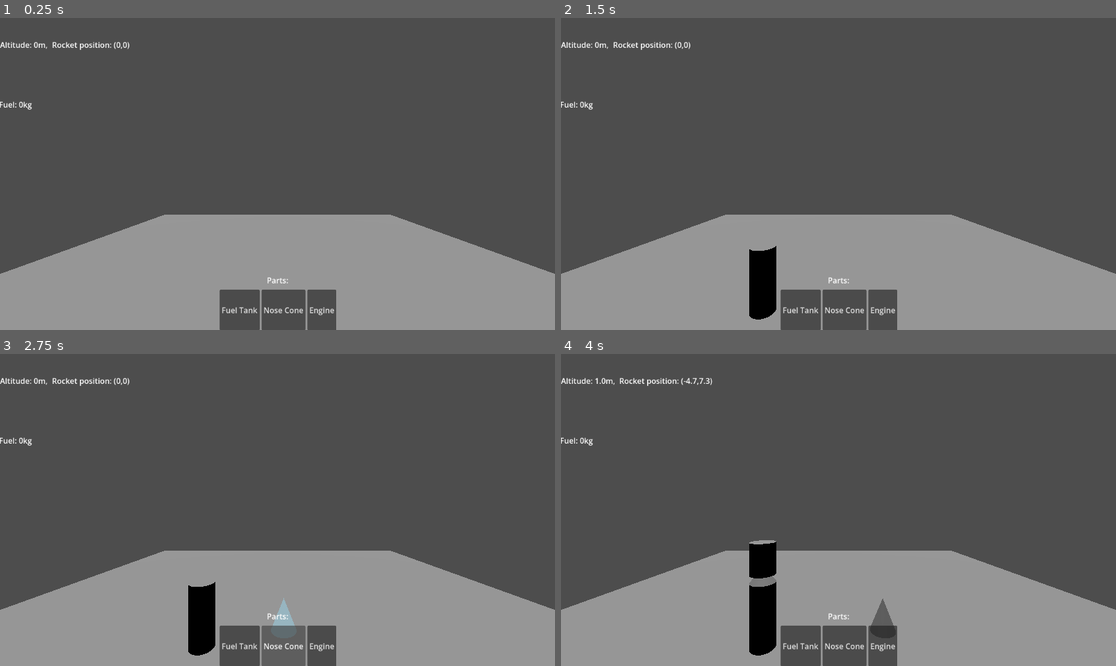
Above: before the commit, frames 1-4 (two rows, left to right).
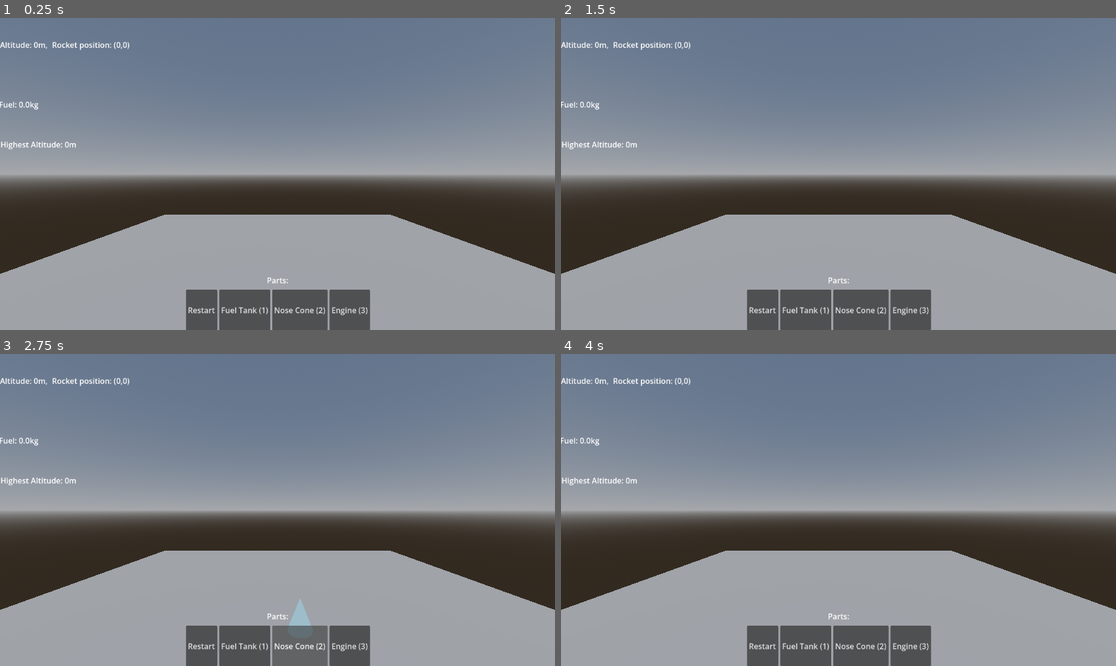
Above: after the commit, the same moments.

Repository: lukeychen6-ship-it/modular-parts-test
Game: Godot game, scene res://RocketBuilder.tscn
The game is run twice, just before and just after one commit, with the same random seed, the same clock (stepped at 60 frames per second) and the same inputs.
Inputs (mouse positions are in pixels of both pictures, inside the frame that each line leads up to):
- Up to frame 1 (0.25 s): no input
- Up to frame 2 (1.5 s): click "Fuel Tank" (after the commit: "Fuel Tank (1)") at 0.5 s; click (760, 311) at 1.25 s, where only the run after the commit has a clickable "Restart"
- Up to frame 3 (2.75 s): click "Nose Cone" (after the commit: "Nose Cone (2)") at 2 s
- Up to frame 4 (4 s): click "Engine" (after the commit: "Engine (3)") at 2.75 s; click (760, 647) at 3.5 s, where only the run after the commit has a clickable "Restart"

The runs differ from the first frame. In frame 1, 67% of the frame differs, in the area x 0-100%, y 0-100%; in frame 2, 68%; in frame 3, 69%; in frame 4, 69%.

Commit message:
Release 8/6

Diff:
--- a/RocketBuilder.tscn
+++ b/RocketBuilder.tscn
@@ -8,6 +8,7 @@
 [ext_resource type="PackedScene" uid="uid://cxgaovv3f62o5" path="res://BuildManager.tscn" id="6_7s7gv"]
 [ext_resource type="Script" uid="uid://c7avyorp2xfkn" path="res://parts_menu.gd" id="7_l6gie"]
 [ext_resource type="Script" uid="uid://bnbxbjwabfr3b" path="res://altitude_info.gd" id="8_28f8q"]
+[ext_resource type="Script" uid="uid://cvm54wcvqby0h" path="res://max_altitude.gd" id="8_bkwor"]
 [ext_resource type="Script" uid="uid://bmnakol3pyg17" path="res://fuel_info.gd" id="8_s3624"]
 
 [sub_resource type="BoxShape3D" id="BoxShape3D_7s7gv"]
@@ -15,6 +16,15 @@
 
 [sub_resource type="PlaneMesh" id="PlaneMesh_l6gie"]
 size = Vector2(50, 50)
+
+[sub_resource type="ProceduralSkyMaterial" id="ProceduralSkyMaterial_s3624"]
+
+[sub_resource type="Sky" id="Sky_bkwor"]
+sky_material = SubResource("ProceduralSkyMaterial_s3624")
+
+[sub_resource type="Environment" id="Environment_god1e"]
+background_mode = 2
+sky = SubResource("Sky_bkwor")
 
 [node name="World" type="Node3D" unique_id=1850233647]
 
@@ -76,6 +86,13 @@
 alignment = 1
 script = ExtResource("7_l6gie")
 
+[node name="MaxAltitude" type="BoxContainer" parent="." unique_id=9958647]
+offset_left = 1.0
+offset_top = 220.0
+offset_right = 226.0
+offset_bottom = 306.0
+script = ExtResource("8_bkwor")
+
 [node name="FuelInfo" type="BoxContainer" parent="." unique_id=102227866]
 offset_left = -2.0
 offset_top = 124.0
@@ -89,3 +106,6 @@
 anchor_bottom = 0.17300001
 offset_bottom = -0.104003906
 script = ExtResource("8_28f8q")
+
+[node name="WorldEnvironment" type="WorldEnvironment" parent="." unique_id=513293081]
+environment = SubResource("Environment_god1e")
--- a/assembly_manager.gd
+++ b/assembly_manager.gd
@@ -22,8 +22,21 @@
 				break
 	for part in controller.parts:
 		part.add_to_group("rocket_parts")
+	var restart_button = Button.new()
+	restart_button.text = "Restart"
+	restart_button.pressed.connect(_on_restart_pressed)
+
+	# Add to the UI — find your existing BoxContainer
+	var ui = get_tree().get_root().find_child("PartsMenu", true, false)
+	if ui:
+		ui.add_child(restart_button)
+
+func _on_restart_pressed() -> void:
+	get_tree().reload_current_scene()
 
 func _input(event: InputEvent) -> void:
 	if event.is_action_pressed("launch"):
 		print("Launch key pressed!")
 		controller.launch_rocket()
+	if event.is_action_pressed("restart"):
+		get_tree().reload_current_scene()
--- a/build_manager.gd
+++ b/build_manager.gd
@@ -140,7 +140,7 @@
 					best_snap_distance = distance
 					best_target_port = port
 
-	print("Best snap distance: ", best_snap_distance, " | Target port: ", best_target_port)
+
 
 	if best_target_port and best_snap_distance < snap_threshold:
 		is_snapped = true
@@ -157,13 +157,20 @@
 
 	var new_part = selected_part_type.instantiate()
 	new_part.freeze = true
-	new_part.collision_layer = 0
-	new_part.collision_mask = 0
+
+	# FIX: Remove or change these lines so the raycast can hit placed parts!
+	new_part.collision_layer = 1  # Was previously 0
+	new_part.collision_mask = 1   # Was previously 0
+
 	new_part.add_to_group("rocket_parts")
 
 	# Set transform BEFORE add_child so _ready() sees the correct position
-	# We can't use global_transform before it's in the tree, so store it
 	var target_transform = ghost_part.global_transform
+
+	assembly_manager.add_child(new_part)
+
+	# Use call_deferred so the transform is applied after _ready() finishes
+	new_part.set_deferred("global_transform", target_transform)
 
 	assembly_manager.add_child(new_part)
 
--- a/engine.gd
+++ b/engine.gd
@@ -2,9 +2,12 @@
 class_name EngineComponent
 
 @export var max_thrust: float = 2500.0
+@export var max_gimbal: float = 100.0  # how strongly it steers
 @export var throttle: float = 0.0
 
-@onready var body: RigidBody3D = get_parent()  # The actual RigidBody part
+var steer_direction: Vector2 = Vector2.ZERO  # x = left/right, y = forward/back
+
+@onready var body: RigidBody3D = get_parent()
 
 func apply_thrust() -> void:
 	if throttle <= 0.0:
@@ -12,9 +15,15 @@
 
 	var thrust_force = max_thrust * throttle
 	var force_vector = global_transform.basis.y * thrust_force
-	var nozzle_offset = global_transform.basis.y * -0.5   # tweak as needed
+	body.apply_central_force(force_vector)
 
-	body.apply_central_force(force_vector)
-	# or body.apply_central_force(force_vector) for simpler testing
+	# Apply steering as a lateral force offset from center
+	if steer_direction.length() > 0.0:
+		var gimbal_force = (global_transform.basis.x * steer_direction.x +
+							global_transform.basis.z * steer_direction.y) * max_gimbal
+		# Apply at the bottom of the rocket to create rotation
+		var nozzle_pos = global_transform.basis.y * -1.0
+		body.apply_force(gimbal_force, nozzle_pos)
+
 	if Engine.get_frames_drawn() % 60 == 0:
 		print("Thrust applied: ", thrust_force)
--- a/fuel_info.gd
+++ b/fuel_info.gd
@@ -1,6 +1,9 @@
 extends BoxContainer
 
 var fuel_label: Label
+var current_fuel: float = 0.0
+var fuel_initialized: bool = false
+var fuel_consumption_rate: float = 10.0  # kg per second
 
 @onready var build_manager = get_tree().get_root().find_child("BuildManager", true, false)
 @onready var rocket_controller = get_tree().get_root().find_child("RocketController", true, false)
@@ -11,11 +14,20 @@
 	add_child(fuel_label)
 
 func _process(delta: float) -> void:
-	if not build_manager:
+	if not build_manager or not rocket_controller:
 		return
-	var fuel_mass: float = build_manager.fuel_tank_count * 100.0
-	if rocket_controller.is_launched:
-		var simulation_fuel: float = fuel_mass
-		if Input.is_action_pressed("thrust"):
-			simulation_fuel -= 1
-		fuel_label.text = "Fuel: " + str(snappedf(simulation_fuel, 0.1)) + "kg"
+
+	# Set starting fuel once when launched
+	if rocket_controller.is_launched and not fuel_initialized:
+		current_fuel = build_manager.fuel_tank_count * 100.0
+		fuel_initialized = true
+
+	# Consume fuel while thrusting
+	if rocket_controller.is_launched and Input.is_action_pressed("thrust"):
+		current_fuel = max(0.0, current_fuel - fuel_consumption_rate * delta)
+
+	# Before launch, show full fuel amount
+	if not rocket_controller.is_launched:
+		current_fuel = build_manager.fuel_tank_count * 100.0
+
+	fuel_label.text = "Fuel: " + str(snappedf(current_fuel, 0.1)) + "kg"
--- /dev/null
+++ b/max_altitude.gd
@@ -0,0 +1,27 @@
+extends BoxContainer
+
+var max_altitude_label: Label
+
+@onready var altitude_info = get_tree().get_root().find_child("AltitudeInfo", true, false)
+@onready var assembly_manager = get_tree().get_root().find_child("AssemblyManager", true, false)
+
+# Called when the node enters the scene tree for the first time.
+func _ready() -> void:
+	max_altitude_label = Label.new()
+	max_altitude_label.text = "Highest Altitude: 0m"
+	add_child(max_altitude_label)
+
+# Called every frame. 'delta' is the elapsed time since the previous frame.
+func _process(delta: float) -> void:
+	var max_altitude: float = 0
+	if not assembly_manager or not assembly_manager.controller:
+		return
+
+	var engines = assembly_manager.controller.engines
+	if engines.is_empty():
+		return
+
+	var elevation: float = engines[0].global_position.y
+	if elevation > max_altitude:
+		max_altitude = elevation
+	max_altitude_label.text = "Highest Altitude: " + str(snappedf(max_altitude, 0.1)) + "m"
--- a/parts_menu.gd
+++ b/parts_menu.gd
@@ -7,9 +7,9 @@
 	var nose_cone_button = Button.new()
 	var engine_button = Button.new()
 
-	fuel_tank_button.text = "Fuel Tank"
-	nose_cone_button.text = "Nose Cone"
-	engine_button.text = "Engine"
+	fuel_tank_button.text = "Fuel Tank (1)"
+	nose_cone_button.text = "Nose Cone (2)"
+	engine_button.text = "Engine (3)"
 
 	fuel_tank_button.pressed.connect(_on_fuel_tank_pressed)
 	nose_cone_button.pressed.connect(_on_nose_cone_pressed)
--- a/project.godot
+++ b/project.godot
@@ -57,6 +57,35 @@
 "events": [Object(InputEventKey,"resource_local_to_scene":false,"resource_name":"","device":-1,"window_id":0,"alt_press …(191 unchanged characters)…
 ]
 }
+steer_left={
+"deadzone": 0.2,
+"events": [Object(InputEventKey,"resource_local_to_scene":false,"resource_name":"","device":-1,"window_id":0,"alt_pressed":false,"shift_pressed":false,"ctrl_pressed":false,"meta_pressed":false,"pressed":false,"keycode":0,"physical_keycode":65,"key_label":0,"unicode":97,"location":0,"echo":false,"script":null)
+, Object(InputEventKey,"resource_local_to_scene":false,"resource_name":"","device":-1,"window_id":0,"alt_pressed":false,"shift_pressed":false,"ctrl_pressed":false,"meta_pressed":false,"pressed":false,"keycode":0,"physical_keycode":4194319,"key_label":0,"unicode":0,"location":0,"echo":false,"script":null)
+]
+}
+steer_right={
+"deadzone": 0.2,
+"events": [Object(InputEventKey,"resource_local_to_scene":false,"resource_name":"","device":-1,"window_id":0,"alt_pressed":false,"shift_pressed":false,"ctrl_pressed":false,"meta_pressed":false,"pressed":false,"keycode":0,"physical_keycode":68,"key_label":0,"unicode":100,"location":0,"echo":false,"script":null)
+, Object(InputEventKey,"resource_local_to_scene":false,"resource_name":"","device":-1,"window_id":0,"alt_pressed":false,"shift_pressed":false,"ctrl_pressed":false,"meta_pressed":false,"pressed":false,"keycode":0,"physical_keycode":4194321,"key_label":0,"unicode":0,"location":0,"echo":false,"script":null)
+]
+}
+steer_forward={
+"deadzone": 0.2,
+"events": [Object(InputEventKey,"resource_local_to_scene":false,"resource_name":"","device":-1,"window_id":0,"alt_pressed":false,"shift_pressed":false,"ctrl_pressed":false,"meta_pressed":false,"pressed":false,"keycode":0,"physical_keycode":87,"key_label":0,"unicode":119,"location":0,"echo":false,"script":null)
+, Object(InputEventKey,"resource_local_to_scene":false,"resource_name":"","device":-1,"window_id":0,"alt_pressed":false,"shift_pressed":false,"ctrl_pressed":false,"meta_pressed":false,"pressed":false,"keycode":0,"physical_keycode":4194320,"key_label":0,"unicode":0,"location":0,"echo":false,"script":null)
+]
+}
+steer_back={
+"deadzone": 0.2,
+"events": [Object(InputEventKey,"resource_local_to_scene":false,"resource_name":"","device":-1,"window_id":0,"alt_pressed":false,"shift_pressed":false,"ctrl_pressed":false,"meta_pressed":false,"pressed":false,"keycode":0,"physical_keycode":83,"key_label":0,"unicode":115,"location":0,"echo":false,"script":null)
+, Object(InputEventKey,"resource_local_to_scene":false,"resource_name":"","device":-1,"window_id":0,"alt_pressed":false,"shift_pressed":false,"ctrl_pressed":false,"meta_pressed":false,"pressed":false,"keycode":0,"physical_keycode":4194322,"key_label":0,"unicode":0,"location":0,"echo":false,"script":null)
+]
+}
+restart={
+"deadzone": 0.2,
+"events": [Object(InputEventKey,"resource_local_to_scene":false,"resource_name":"","device":-1,"window_id":0,"alt_pressed":false,"shift_pressed":false,"ctrl_pressed":false,"meta_pressed":false,"pressed":false,"keycode":0,"physical_keycode":4194305,"key_label":0,"unicode":0,"location":0,"echo":false,"script":null)
+]
+}
 
 [physics]
 
--- a/rocket_controller.gd
+++ b/rocket_controller.gd
@@ -3,6 +3,8 @@
 
 @export var parts: Array[RigidBody3D] = []
 @export var engines: Array[RigidBody3D] = []
+@onready var spring_arm: SpringArm3D = get_parent().get_node("SpringArm3D")
+@onready var fuel_info = get_tree().get_root().find_child("FuelInfo", true, false)
 
 var is_launched: bool = false
 
@@ -59,16 +61,35 @@
 	if not is_launched:
 		return
 
+	# Follow rocket with camera
+	if not parts.is_empty():
+		var rocket_center = Vector3.ZERO
+		for part in parts:
+			rocket_center += part.global_position
+		rocket_center /= parts.size()
+		spring_arm.global_position = rocket_center + Vector3(0, 2.5, 0)
+
 	var main_throttle = 0.0
 	if Input.is_action_pressed("thrust"):
 		main_throttle = 1.0
 
-	for engine_body in engines:                    # renamed for clarity
-		# Find the EngineComponent child and set throttle on it
+	# Read steering input
+	var steer = Vector2.ZERO
+	if Input.is_action_pressed("steer_right"):
+		steer.x = -1.0
+	if Input.is_action_pressed("steer_left"):
+		steer.x = 1.0
+	if Input.is_action_pressed("steer_back"):
+		steer.y = -1.0
+	if Input.is_action_pressed("steer_forward"):
+		steer.y = 1.0
+
+	for engine_body in engines:
 		for child in engine_body.get_children():
 			if child.has_method("apply_thrust"):
-				child.throttle = main_throttle     # ← Set on the component
-				child.apply_thrust()               # ← Call apply_thrust
+				child.throttle = main_throttle
+				child.steer_direction = steer
+				child.apply_thrust()
 				break
 
 func launch_rocket() -> void:
Not shown, added: max_altitude.gd.uid
